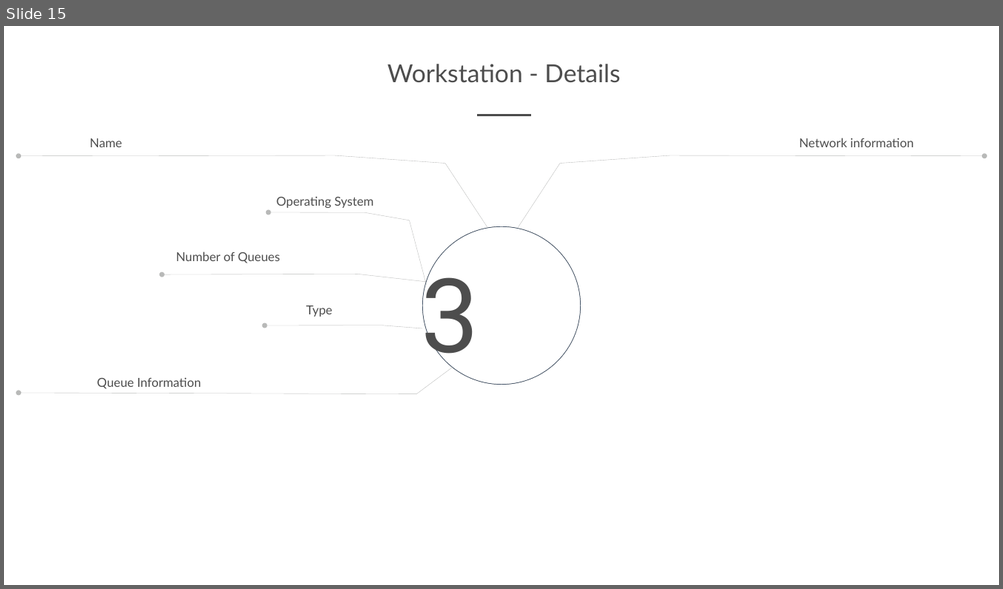
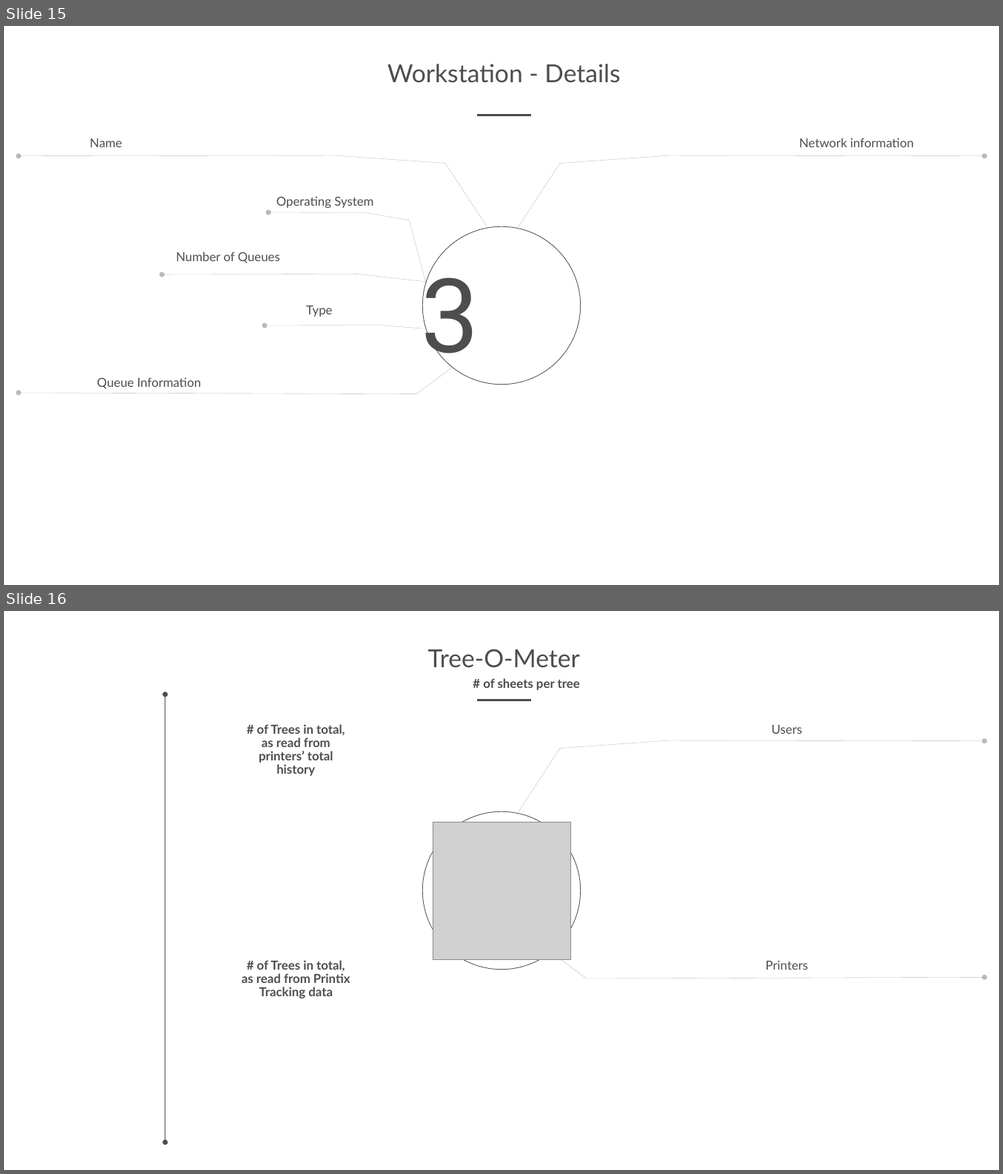
Before and after one commit to printix/Power-BI, a slide deck: PowerPoint/PrintixPowerBIDesign.pptx. Shown one above the other, each under a label of ours: slide 15 before the commit, slides 15 and 16 after it. The pictures are 1003x589 and 1003x1174 pixels, drawn with LibreOffice and Linux fonts; fonts in the diff are those of the drawing; grey boxes stand for pictures; background and template pictures are left out. Boxes give left, top, right and bottom in pixels: in the first picture for what was removed or moved away, otherwise in the second. Text is boxed around its words. In the diff, an @@ line names an element or a change of style, - is before the commit and + after.

Commit message:
Added "Tree-O-Meter"
- New PPTx Slide, page 16 for the Tree-O-Meter
- Added a new page, called "Tree-O-Meter"
- Added a new parameter for the number of sheets per tree

```diff
--- a/PowerPoint/PrintixPowerBIDesign.pptx
+++ b/PowerPoint/PrintixPowerBIDesign.pptx
@@ slide 16 added at box(4, 611, 999, 1170), background #FFFFFF; not listed: 1 template element that a slide beside it also shows @@
@@ text added at box(428, 649, 580, 668), 48 pt, text #4D4D4D @@
+Tree-O-Meter
@@ double arrow added from (165, 695) to (165, 1142), #4D4D4D 1 pt @@
@@ text added at box(483, 678, 580, 690), 24 pt, text #4D4D4D, bold @@
+# of sheets per tree
@@ line added from (531, 700) to (477, 700), #4D4D4D 3 pt @@
@@ text added at box(257, 724, 345, 776), 24 pt, text #4D4D4D, bold @@
+# of Trees in total, as read from printers’ total history
@@ freeform shape added at box(518, 741, 984, 812), outline #737572 0.5 pt @@
@@ text added at box(771, 725, 802, 734), 24 pt, text #4D4D4D @@
+Users
@@ freeform shape added at box(422, 812, 580, 969), fill #FFFFFF, outline #445468 1 pt @@
@@ picture added at box(432, 822, 570, 960) @@
@@ text added at box(242, 960, 350, 999), 24 pt, text #4D4D4D, bold @@
+# of Trees in total, as read from Printix Tracking data
@@ freeform shape added at box(551, 952, 984, 979), outline #737572 0.5 pt @@
@@ text added at box(765, 961, 808, 970), 24 pt, text #4D4D4D @@
+Printers
```
Also in this commit, not shown: 17 other files.
